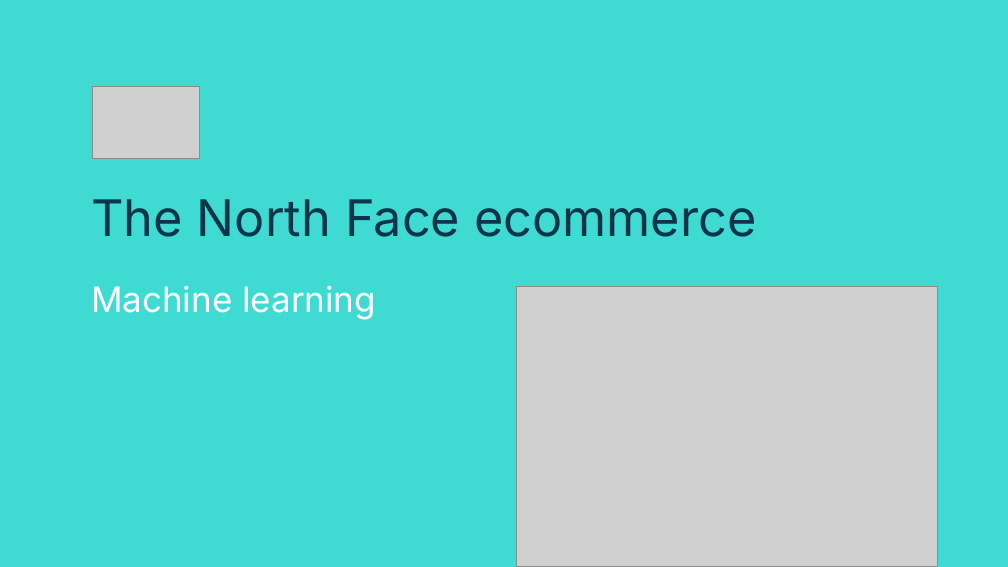
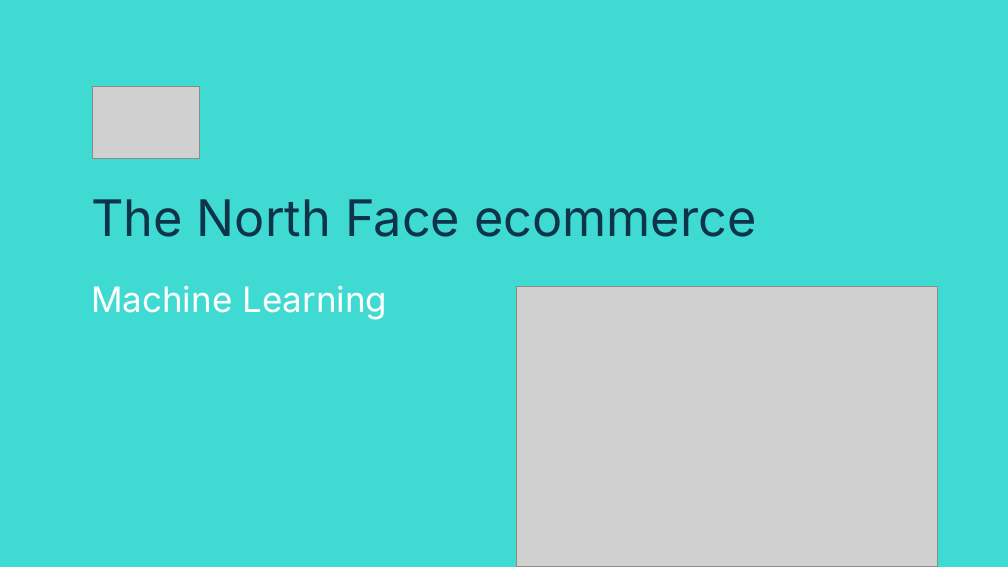
Before and after one commit to netesf13d/jedha-projects, a slide deck: slide 1 of 1-03-The_North_Face_ecommerce/presentation/Presentation - 1-03 - The North Face ecommerce.odp. Drawn at 1008x567 pixels with LibreOffice and Linux fonts; fonts in the diff are those of the drawing; grey boxes stand for pictures. Boxes give left, top, right and bottom in pixels: in the first picture for what was removed or moved away, otherwise in the second. Text is boxed around its words. In the diff, an @@ line names an element or a change of style, - is before the commit and + after.

```diff
--- a/1-03-The_North_Face_ecommerce/presentation/Presentation - 1-03 - The North Face ecommerce.odp
+++ b/1-03-The_North_Face_ecommerce/presentation/Presentation - 1-03 - The North Face ecommerce.odp
@@ title at bbox=[91, 285, 387, 320]: text changed @@
-Machine learning
+Machine Learning
```
Also in this commit, not shown: 7 slides added, 9 slides removed, 34 other files.
